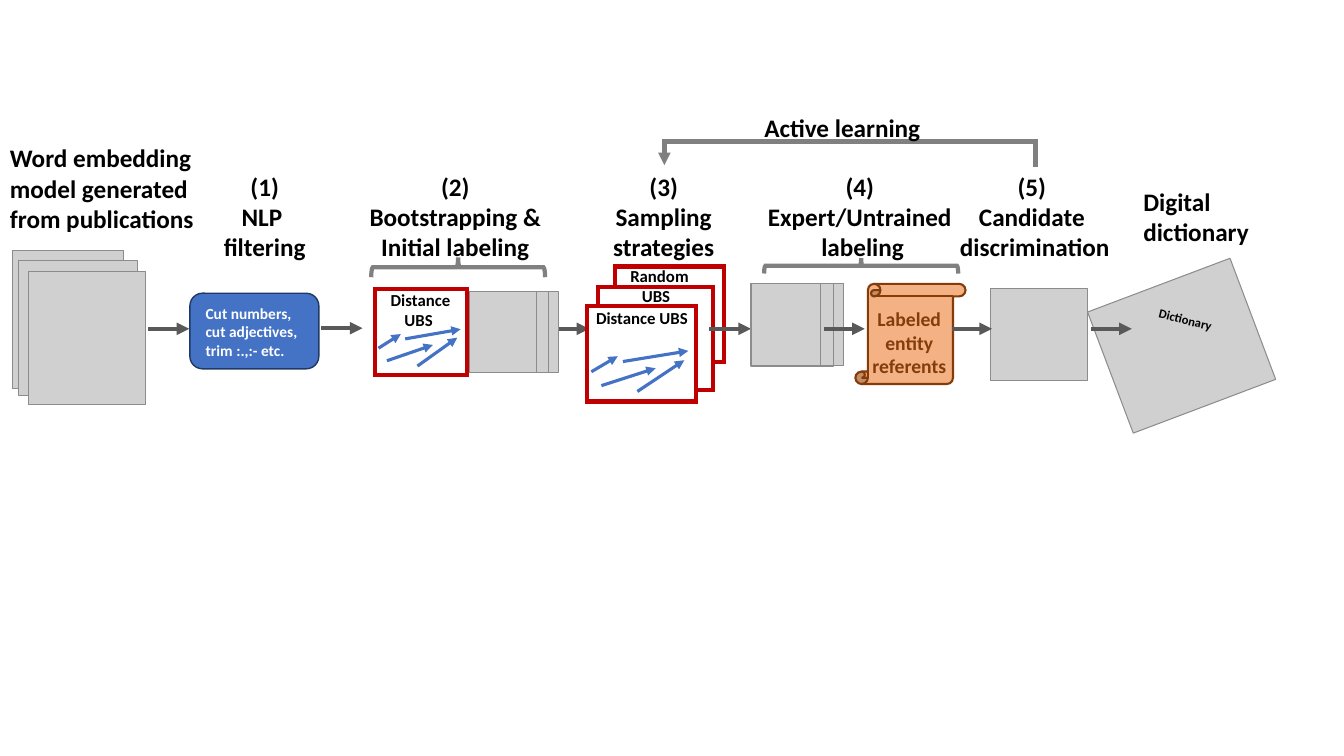
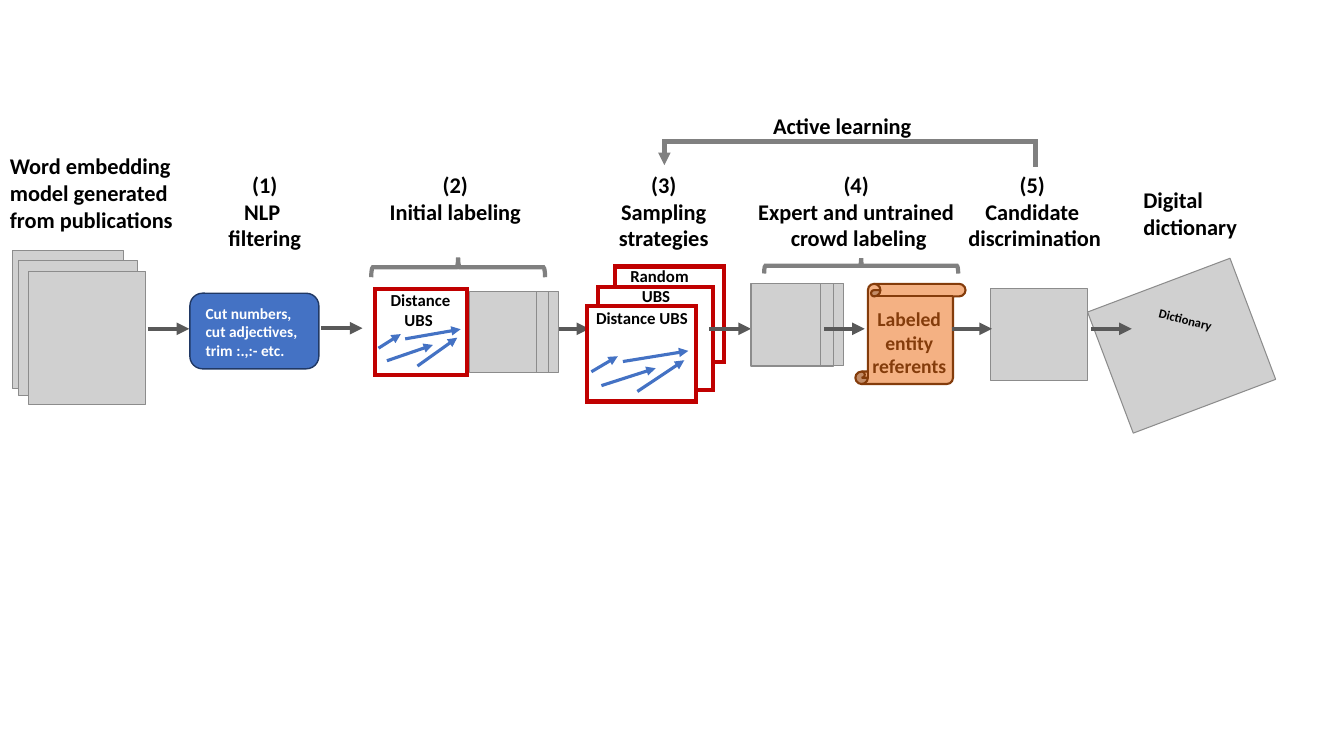
Before and after one commit to rtchoua/activePolyNER, a slide deck: slide 4 of alpolyner.pptx (slide 3 before the commit). Drawn at 1344x756 pixels with LibreOffice and Linux fonts; fonts in the diff are those of the drawing; grey boxes stand for pictures. Boxes give left, top, right and bottom in pixels: in the first picture for what was removed or moved away, otherwise in the second. Text is boxed around its words. In the diff, an @@ line names an element or a change of style, - is before the commit and + after.

```diff
--- a/alpolyner.pptx
+++ b/alpolyner.pptx
@@ text "Active learning": place and size @@
-text "Active learning" at [764, 119, 920, 144]
+text "Active learning" at [773, 118, 912, 140]
@@ text "Word embedding": place and size @@
-text "Word embedding" at [10, 149, 193, 232]
+text "Word embedding" at [10, 158, 173, 232]
@@ size 18 to 16 pt in 7 elements at [228, 176, 301, 250], [773, 118, 912, 140], [968, 176, 1101, 246], [619, 176, 709, 250], [1143, 192, 1236, 239], [10, 158, 173, 232], [390, 176, 521, 224] @@
@@ text "(2)": place and size @@
-text "(2)" at [370, 177, 529, 263]
+text "(2)" at [390, 176, 521, 224]
@@ text at [758, 176, 954, 250]: text changed; size 18 to 16 pt @@
-(4)
-Expert/Untrained
-labeling
+(4)
+Expert and untrained
+crowd labeling
@@ text "(5) Candidate": place and size @@
-text "(5) Candidate" at [960, 177, 1110, 257]
+text "(5) Candidate" at [968, 176, 1101, 246]
@@ text at [370, 208, 518, 231]: paragraph removed @@
-Bootstrapping &
```
Also in this commit, not shown: 1 other slide changed, 1 slide added, 1 other file.
